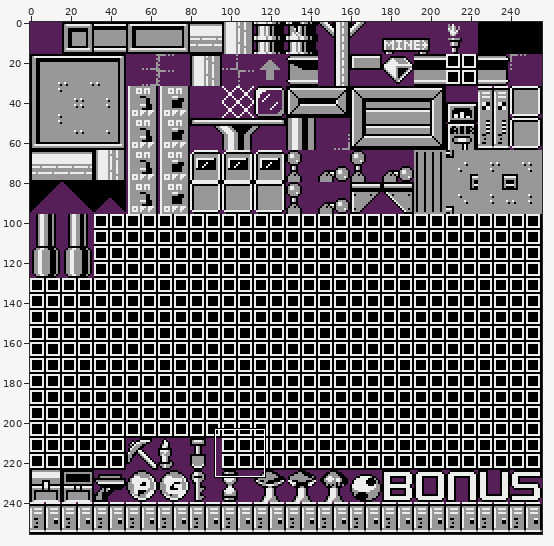
File history of a sprite sheet, gfx/metatiles.png. Above: a wide view before the commit, with the close-up outlined.
Close-up. Before the edit:
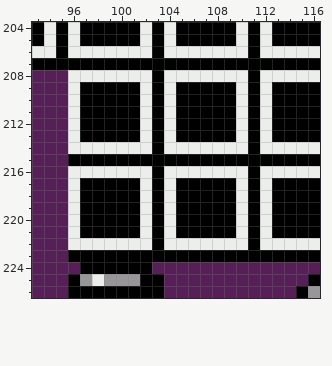
The file is 256x256 pixels. Shown: x 93..116, y 204..226. The commit also changed other parts of the picture, which this record leaves out.
Once edited:
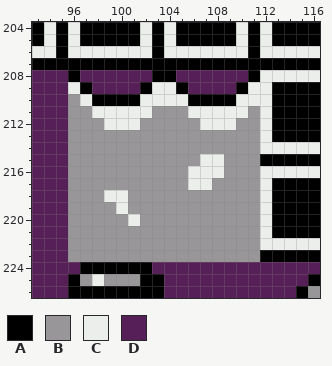
Palette (. is transparent): A #000000  B #989698  C #eceeec  D #561f57
The exact change:
{"y":208,"x":96,"old":"CCCCCCC","new":"ADDDDDD"}
{"y":208,"x":104,"old":"CCCCCCC","new":"ADDDDDD"}
{"y":209,"x":98,"old":"AAAACA","new":"DDDDAC"}
{"y":209,"x":106,"old":"AAAACA","new":"DDDDAC"}
{"y":210,"x":96,"old":"CA","new":"BC"}
{"y":210,"x":103,"old":"A","new":"C"}
{"y":210,"x":105,"old":"A","new":"C"}
{"y":210,"x":111,"old":"A","new":"C"}
{"y":211,"x":96,"old":"CAAAAA","new":"BBCCCC"}
{"y":211,"x":103,"old":"ACAAAAA","new":"BBBCCCC"}
{"y":211,"x":111,"old":"A","new":"B"}
{"y":212,"x":96,"old":"CAAAAACACAAAAACA","new":"BBBCCCBBBBBCCCBB"}
{"y":213,"x":96,"old":"CAAAAACACAAAAACA","new":"BBBBBBBBBBBBBBBB"}
{"y":214,"x":96,"old":"CCCCCCCACCCCCCCA","new":"BBBBBBBBBBBBBBBB"}
{"y":215,"x":96,"old":"AAAAAAAAAAAAAAAA","new":"BBBBBBBBBBBCCBBB"}
{"y":216,"x":96,"old":"CCCCCCCACC","new":"BBBBBBBBBB"}
{"y":216,"x":109,"old":"CCA","new":"BBB"}
{"y":217,"x":96,"old":"CAAAAACACAAAAACA","new":"BBBBBBBBBBCCBBBB"}
{"y":218,"x":96,"old":"CAAAAACACAAAAACA","new":"BBBCCBBBBBBBBBBB"}
{"y":219,"x":96,"old":"CAAAAACACAAAAACA","new":"BBBBCBBBBBBBBBBB"}
{"y":220,"x":96,"old":"CAAAAACACAAAAACA","new":"BBBBBCBBBBBBBBBB"}
{"y":221,"x":96,"old":"CAAAAACACAAAAACA","new":"BBBBBBBBBBBBBBBB"}
{"y":222,"x":96,"old":"CCCCCCCACCCCCCCA","new":"BBBBBBBBBBBBBBBB"}
{"y":223,"x":96,"old":"AAAAAAAAAAAAAAAA","new":"BBBBBBBBBBBBBBBB"}
{"label":"changed","picture_box":[68,70,260,262]}
